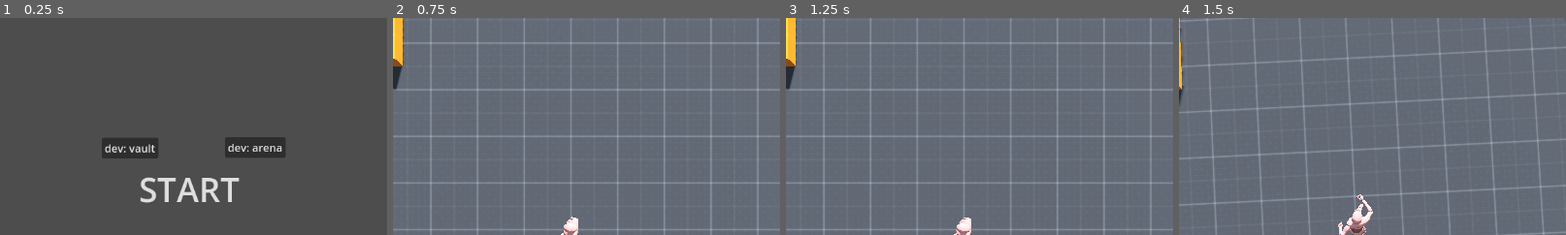
Above: before the commit, frames 1-4 (left to right).
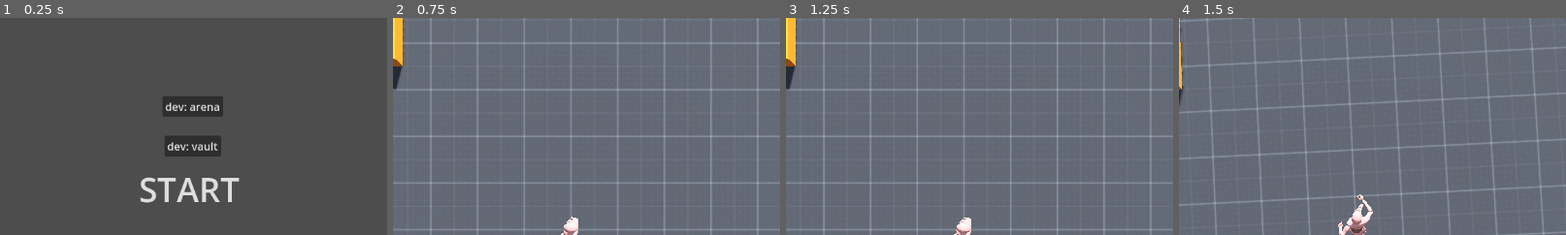
Above: after the commit, the same moments.

Repository: Bloombeard/diamond-heist
Game: Godot game, scene res://scenes/main_menu.tscn
Same seed, same stepped clock (60 frames per second), same inputs: the game is played once before the commit and once after it.
Inputs:
- Up to frame 1 (0.25 s): no input
- Up to frame 2 (0.75 s): click "dev: arena" at 0.5 s
- Up to frame 3 (1.25 s): no input
- Up to frame 4 (1.5 s): tap Enter at 1.25 s; hold D (move_right) from 1.28 s (still down); hold Shift (run) from 1.28 s (still down)
The pictures show only the part of the screen within x 27-77%, y 1-51%; the shares and areas given below are measured in that part.

The runs differ from the first frame. In frame 1, 5.2% of the frame differs, in the area x 26-74%, y 36-65%; in frame 2, nothing differs; in frame 3, nothing differs; in frame 4, nothing differs.

Commit message:
controller navigation works for pause menu, quit to main menu button works, still working on controller navigation for main menu

Diff:
--- a/project.godot
+++ b/project.godot
@@ -17,6 +17,14 @@
 
 [input]
 
+ui_accept={
+"deadzone": 0.5,
+"events": [Object(InputEventKey,"resource_local_to_scene":false,"resource_name":"","device":0,"window_id":0,"alt_pressed":false,"shift_pressed":false,"ctrl_pressed":false,"meta_pressed":false,"pressed":false,"keycode":4194309,"physical_keycode":0,"key_label":0,"unicode":0,"location":0,"echo":false,"script":null)
+, Object(InputEventKey,"resource_local_to_scene":false,"resource_name":"","device":0,"window_id":0,"alt_pressed":false,"shift_pressed":false,"ctrl_pressed":false,"meta_pressed":false,"pressed":false,"keycode":4194310,"physical_keycode":0,"key_label":0,"unicode":0,"location":0,"echo":false,"script":null)
+, Object(InputEventKey,"resource_local_to_scene":false,"resource_name":"","device":0,"window_id":0,"alt_pressed":false,"shift_pressed":false,"ctrl_pressed":false,"meta_pressed":false,"pressed":false,"keycode":32,"physical_keycode":0,"key_label":0,"unicode":32,"location":0,"echo":false,"script":null)
+, Object(InputEventJoypadButton,"resource_local_to_scene":false,"resource_name":"","device":-1,"button_index":0,"pressure":0.0,"pressed":false,"script":null)
+]
+}
 move_forward={
 "deadzone": 0.2,
 "events": [Object(InputEventKey,"resource_local_to_scene":false,"resource_name":"","device":-1,"window_id":0,"alt_press …(192 unchanged characters)…
--- a/scenes/main_menu.tscn
+++ b/scenes/main_menu.tscn
@@ -15,12 +15,34 @@
 grow_horizontal = 2
 grow_vertical = 2
 
+[node name="dev_arena_start_button" type="Button" parent="button_manager"]
+layout_mode = 0
+offset_left = 553.0
+offset_top = 125.0
+offset_right = 643.0
+offset_bottom = 156.0
+focus_neighbor_top = NodePath("../quit_button")
+focus_neighbor_bottom = NodePath("../dev_vault_start_button")
+text = "dev: arena"
+
+[node name="dev_vault_start_button" type="Button" parent="button_manager"]
+layout_mode = 0
+offset_left = 556.0
+offset_top = 184.0
+offset_right = 640.0
+offset_bottom = 215.0
+focus_neighbor_top = NodePath("../dev_arena_start_button")
+focus_neighbor_bottom = NodePath("../start_button")
+text = "dev: vault"
+
 [node name="start_button" type="Button" parent="button_manager"]
 layout_mode = 0
 offset_left = 493.0
 offset_top = 218.0
 offset_right = 693.0
 offset_bottom = 310.0
+focus_neighbor_top = NodePath("../dev_vault_start_button")
+focus_neighbor_bottom = NodePath("../options_button")
 theme_override_font_sizes/font_size = 50
 text = "START
 "
@@ -32,6 +54,8 @@
 offset_top = 313.0
 offset_right = 707.0
 offset_bottom = 405.0
+focus_neighbor_top = NodePath("../start_button")
+focus_neighbor_bottom = NodePath("../quit_button")
 theme_override_font_sizes/font_size = 50
 text = "OPTIONS
 "
@@ -43,29 +67,15 @@
 offset_top = 408.0
 offset_right = 693.0
 offset_bottom = 500.0
+focus_neighbor_top = NodePath("../options_button")
+focus_neighbor_bottom = NodePath("../dev_arena_start_button")
 theme_override_font_sizes/font_size = 50
 text = "QUIT
 "
 flat = true
 
-[node name="dev_vault_start_button" type="Button" parent="button_manager"]
-layout_mode = 0
-offset_left = 463.0
-offset_top = 187.0
-offset_right = 547.0
-offset_bottom = 218.0
-text = "dev: vault"
-
-[node name="dev_arena_start_button" type="Button" parent="button_manager"]
-layout_mode = 0
-offset_left = 646.0
-offset_top = 186.0
-offset_right = 736.0
-offset_bottom = 217.0
-text = "dev: arena"
-
+[connection signal="pressed" from="button_manager/dev_arena_start_button" to="." method="_on_dev_arena_start_button_pressed"]
+[connection signal="pressed" from="button_manager/dev_vault_start_button" to="." method="_on_dev_vault_start_button_pressed"]
 [connection signal="pressed" from="button_manager/start_button" to="." method="_on_start_button_pressed"]
 [connection signal="pressed" from="button_manager/options_button" to="." method="_on_options_button_pressed"]
 [connection signal="pressed" from="button_manager/quit_button" to="." method="_on_quit_button_pressed"]
-[connection signal="pressed" from="button_manager/dev_vault_start_button" to="." method="_on_dev_vault_start_button_pressed"]
-[connection signal="pressed" from="button_manager/dev_arena_start_button" to="." method="_on_dev_arena_start_button_pressed"]
--- a/scenes/pause_menu.tscn
+++ b/scenes/pause_menu.tscn
@@ -35,11 +35,14 @@
 [node name="resume_button" type="Button" parent="MarginContainer/VBoxContainer"]
 process_mode = 3
 layout_mode = 2
+focus_neighbor_bottom = NodePath("../quit_button")
 text = "resume"
 flat = true
 
 [node name="quit_button" type="Button" parent="MarginContainer/VBoxContainer"]
+process_mode = 2
 layout_mode = 2
+focus_neighbor_top = NodePath("../resume_button")
 text = "quit to main menu"
 flat = true
 
--- a/scripts/main_menu.gd
+++ b/scripts/main_menu.gd
@@ -1,5 +1,9 @@
 extends Node2D
 
+@onready var startButton := $button_manager/start_button
+
+func _onready() -> void:
+	startButton.grab_focus()
 
 func _on_start_button_pressed() -> void:
 	pass # Replace with function body.
--- a/scripts/pause_menu.gd
+++ b/scripts/pause_menu.gd
@@ -1,8 +1,11 @@
 extends Control
+
+@onready var resumeButton := $MarginContainer/VBoxContainer/resume_button
 
 func _ready() -> void:
 	visible = false
 	get_tree().paused = false
+	resumeButton.grab_focus()
 
 func _input(_event: InputEvent) -> void:
 	if Input.is_action_just_pressed("pause"):
@@ -12,6 +15,7 @@
 		else:
 			visible = true
 			get_tree().paused = true
+			resumeButton.grab_focus()
 
 func _on_resume_button_pressed() -> void:
 	visible = false
@@ -19,4 +23,4 @@
 
 func _on_quit_button_pressed() -> void:
 	print('quit button pressed')
-	#get_tree().change_scene_to_file("res://scenes/main_menu.tscn")
+	get_tree().change_scene_to_file("res://scenes/main_menu.tscn")
